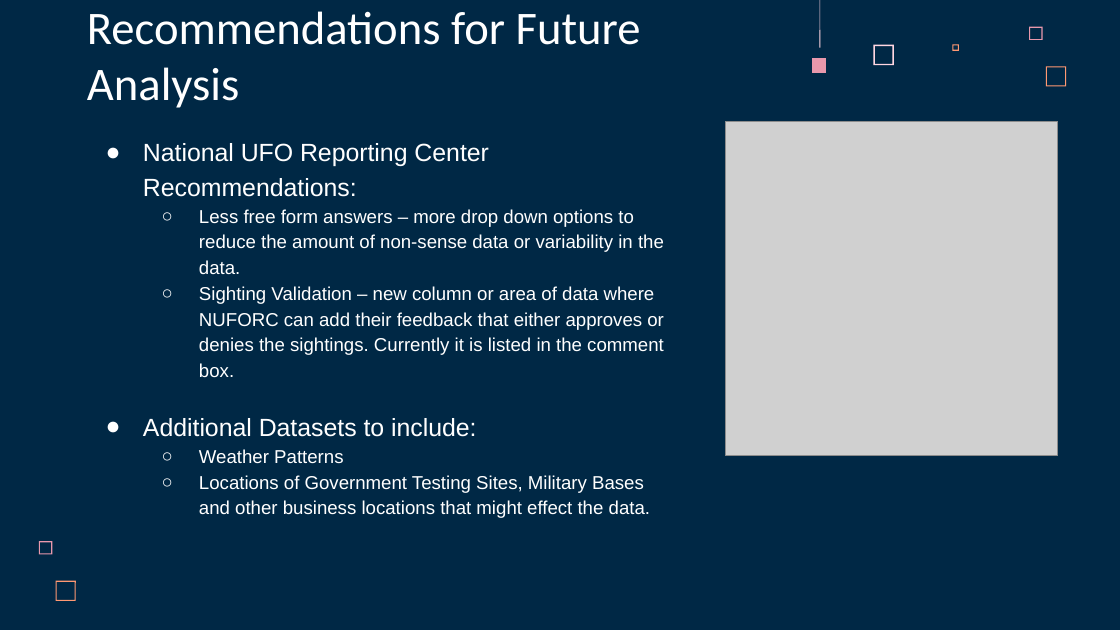
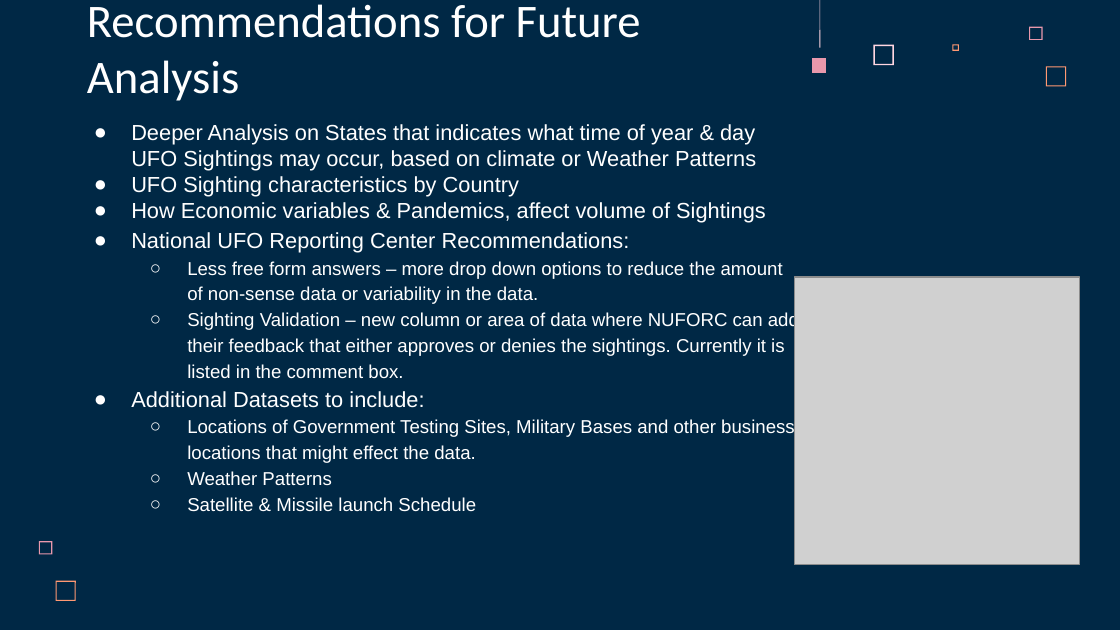
Before and after one commit to acegal1/Group1_Final_Project, a slide deck: slide 15 of _Group 1 Final Project Presentation - UFO Sightings in Arizona.pptx (slide 12 before the commit). Drawn at 1120x630 pixels with LibreOffice and Linux fonts; fonts in the diff are those of the drawing; grey boxes stand for pictures. Boxes give left, top, right and bottom in pixels: in the first picture for what was removed or moved away, otherwise in the second. Text is boxed around its words. In the diff, an @@ line names an element or a change of style, - is before the commit and + after.

```diff
--- a/_Group 1 Final Project Presentation - UFO Sightings in Arizona.pptx
+++ b/_Group 1 Final Project Presentation - UFO Sightings in Arizona.pptx
@@ title "Recommendations for Future Analysis": place and size @@
-title "Recommendations for Future Analysis" at (87, 11, 641, 108)
+title "Recommendations for Future Analysis" at (87, 4, 641, 101)
@@ text "Deeper Analysis on States that ...": place and size @@
-text "Deeper Analysis on States that ..." at (143, 143, 664, 518)
+text "Deeper Analysis on States that ..." at (131, 124, 799, 512)
@@ text at (131, 124, 766, 223): paragraphs added @@
+● Deeper Analysis on States that indicates what time of year & day UFO Sightings may occur, based on climate or Weather Patterns
+● UFO Sighting characteristics by Country
+● How Economic variables & Pandemics, affect volume of Sightings
@@ text at (131, 232, 630, 408): size 16 to 14 pt in "National UFO Reporting Center Recommendations:", "Additional Datasets to include:" @@
@@ picture: place and size @@
-picture at (726, 121, 1058, 456)
+picture at (794, 277, 1080, 564)
@@ text at (187, 419, 795, 463): paragraph added @@
+  ○ Locations of Government Testing Sites, Military Bases and other business locations that might effect the data.
@@ text at (187, 497, 476, 512): text changed @@
-  ○ Locations of Government Testing Sites, Military Bases and other business locations that might effect the data.
+  ○ Satellite & Missile launch Schedule
```
Also in this commit, not shown: 7 other slides changed, 7 slides added, 5 slides removed.
